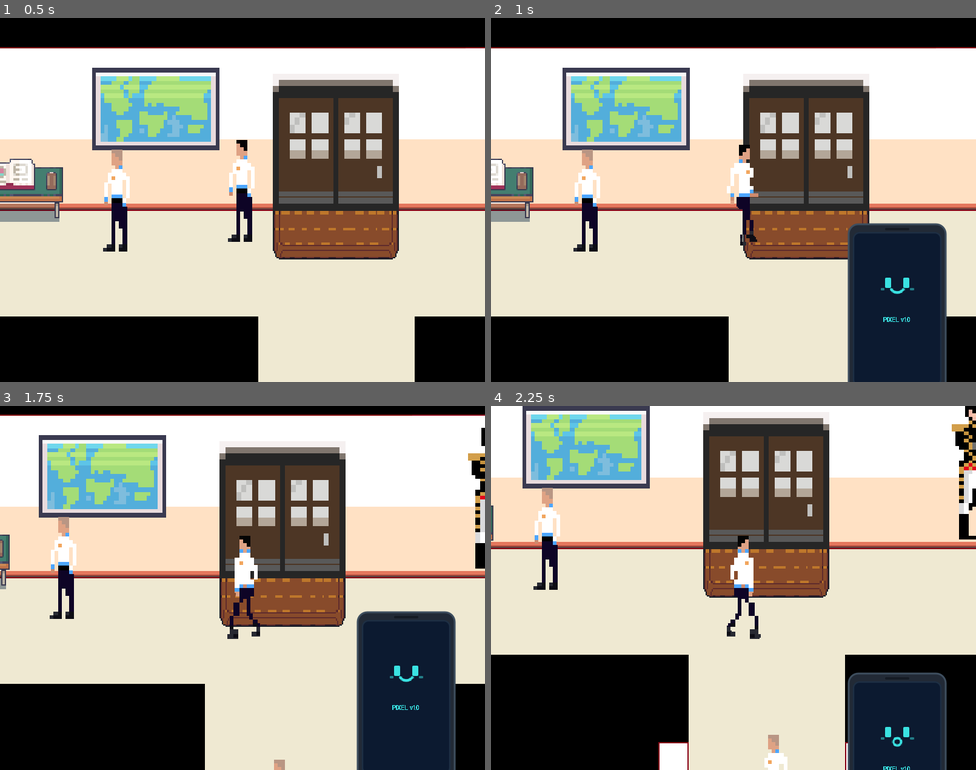
Above: before the commit, frames 1-4 (two rows, left to right).
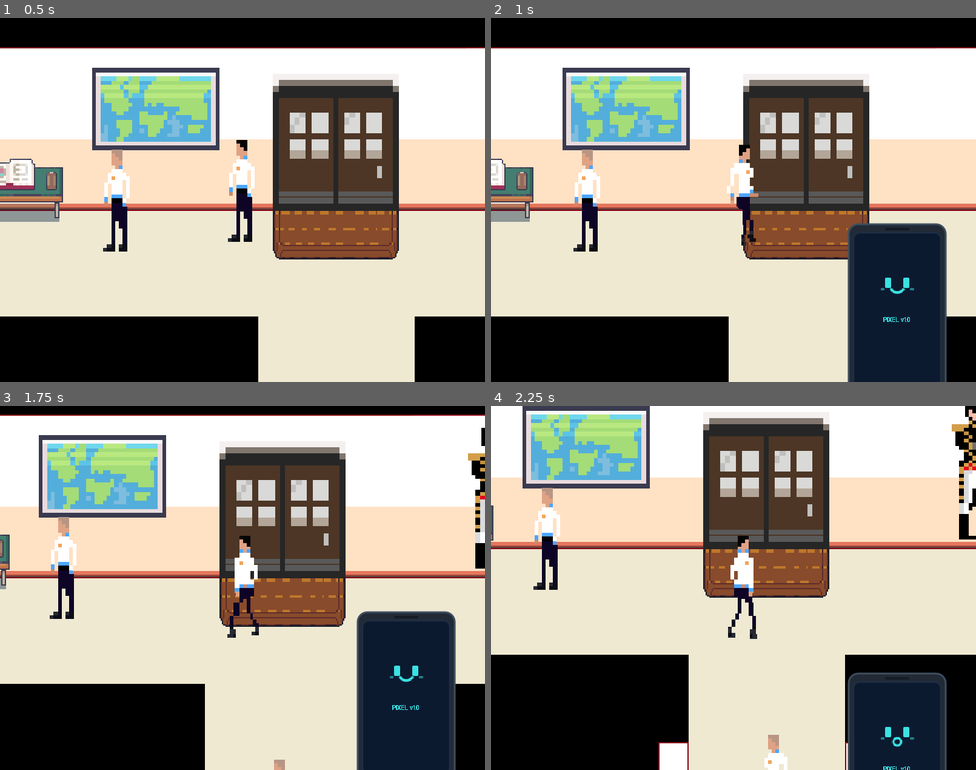
Above: after the commit, the same moments.

Repository: WilliamOramas/Juego-de-godot
Game: Godot game, scene res://src/levels/school_hallway.tscn
Two runs of this game, one before a commit and one after it. Both use one fixed random seed, a clock stepped at 60 frames per second and the inputs below. This scene is started directly instead of the project's main scene.
Inputs (mouse positions are in pixels of both pictures, inside the frame that each line leads up to):
- Up to frame 1 (0.5 s): no input
- Up to frame 2 (1 s): tap Enter (ui_accept) at 0.5, 0.77 s; move the mouse to (840, 181) at 0.52 s; hold D (ui_right) from 0.53 s (still down); hold Q (Phone) from 0.53 s (still down); click (840, 181) at 0.67 s
- Up to frame 3 (1.75 s): move the mouse to (145, 606) at 1.27 s; release D (ui_right) at 1.28 s; release Q (Phone) at 1.28 s; hold S (ui_down) from 1.28 s (still down); tap E at 1.35 s; tap Enter (ui_accept) at 1.52 s
- Up to frame 4 (2.25 s): move the mouse to (782, 507) at 2.02 s; release S (ui_down) at 2.03 s; hold D (ui_right) from 2.03 s (still down); hold Q (Phone) from 2.03 s (still down)

Frame 1 is identical in both runs. In frame 2, less than 0.1% of the frame differs, in the area x 51-55%, y 56-63%; in frame 3, less than 0.1%; in frame 4, 0.1%, in the area x 48-56%, y 52-64%.

Commit message:
feat: implement menu panel closure handling and input override for main and pause menus

Diff:
--- a/src/menu/controles_panel.gd
+++ b/src/menu/controles_panel.gd
@@ -1,4 +1,6 @@
 extends Panel
+
+signal panel_closed
 
 func _ready() -> void:
 	visible = false
@@ -22,3 +24,4 @@
 
 func _on_close_pressed() -> void:
 	hide_panel()
+	panel_closed.emit()
--- a/src/menu/creditos_panel.gd
+++ b/src/menu/creditos_panel.gd
@@ -1,4 +1,6 @@
 extends Panel
+
+signal panel_closed
 
 func _ready() -> void:
 	visible = false
@@ -22,3 +24,4 @@
 
 func _on_close_pressed() -> void:
 	hide_panel()
+	panel_closed.emit()
--- a/src/menu/main_menu.gd
+++ b/src/menu/main_menu.gd
@@ -1,19 +1,36 @@
 extends Control
 class_name MainMenu
 
+var _active_panel: Panel = null
+
 func _ready() -> void:
 	get_tree().paused = false
+	$OpcionesPanel.panel_closed.connect(_on_panel_closed)
+	$ControlesPanel.panel_closed.connect(_on_panel_closed)
+	$CreditosPanel.panel_closed.connect(_on_panel_closed)
+
+func _on_panel_closed() -> void:
+	_active_panel = null
+
+func _input(event: InputEvent) -> void:
+	if event.is_action_pressed("Pause") and _active_panel != null:
+		_active_panel.hide_panel()
+		_active_panel = null
+		get_viewport().set_input_as_handled()
 
 func _on_start_game_pressed() -> void:
 	SceneManager.change_scene("res://src/levels/school_hallway.tscn")
 
 func _on_opciones_pressed() -> void:
+	_active_panel = $OpcionesPanel
 	$OpcionesPanel.show_panel()
 
 func _on_controles_pressed() -> void:
+	_active_panel = $ControlesPanel
 	$ControlesPanel.show_panel()
 
 func _on_creditos_pressed() -> void:
+	_active_panel = $CreditosPanel
 	$CreditosPanel.show_panel()
 
 func _on_exit_game_pressed() -> void:
--- a/src/menu/opciones_panel.gd
+++ b/src/menu/opciones_panel.gd
@@ -1,4 +1,6 @@
 extends Panel
+
+signal panel_closed
 
 @onready var volume_slider: HSlider = $VBoxContainer/VolumeContainer/HSlider
 @onready var volume_label: Label = $VBoxContainer/VolumeContainer/ValueLabel
@@ -47,3 +49,4 @@
 
 func _on_close_pressed() -> void:
 	hide_panel()
+	panel_closed.emit()
--- a/src/menu/pause_menu.gd
+++ b/src/menu/pause_menu.gd
@@ -1,19 +1,38 @@
 extends Control
 class_name PauseMenu
 
+var _active_panel: Panel = null
+
 func _ready() -> void:
+	process_mode = Node.PROCESS_MODE_WHEN_PAUSED
 	SceneManager.game_paused.connect(_on_game_paused)
+	$OpcionesPanel.panel_closed.connect(_on_panel_closed)
+	$ControlesPanel.panel_closed.connect(_on_panel_closed)
+
+func _on_panel_closed() -> void:
+	_active_panel = null
+
+func _input(event: InputEvent) -> void:
+	if event.is_action_pressed("Pause") and _active_panel != null:
+		_active_panel.hide_panel()
+		_active_panel = null
+		get_viewport().set_input_as_handled()
 
 func _on_game_paused(paused: bool) -> void:
 	visible = paused
+	if not paused and _active_panel != null:
+		_active_panel.hide_panel()
+		_active_panel = null
 
 func _on_resume_pressed() -> void:
 	SceneManager.pause_game(false)
 
 func _on_opciones_pressed() -> void:
+	_active_panel = $OpcionesPanel
 	$OpcionesPanel.show_panel()
 
 func _on_controles_pressed() -> void:
+	_active_panel = $ControlesPanel
 	$ControlesPanel.show_panel()
 
 func _on_exit_game_pressed() -> void:
Binary file changed: src/assets/sprites/player_spritesheet.png
